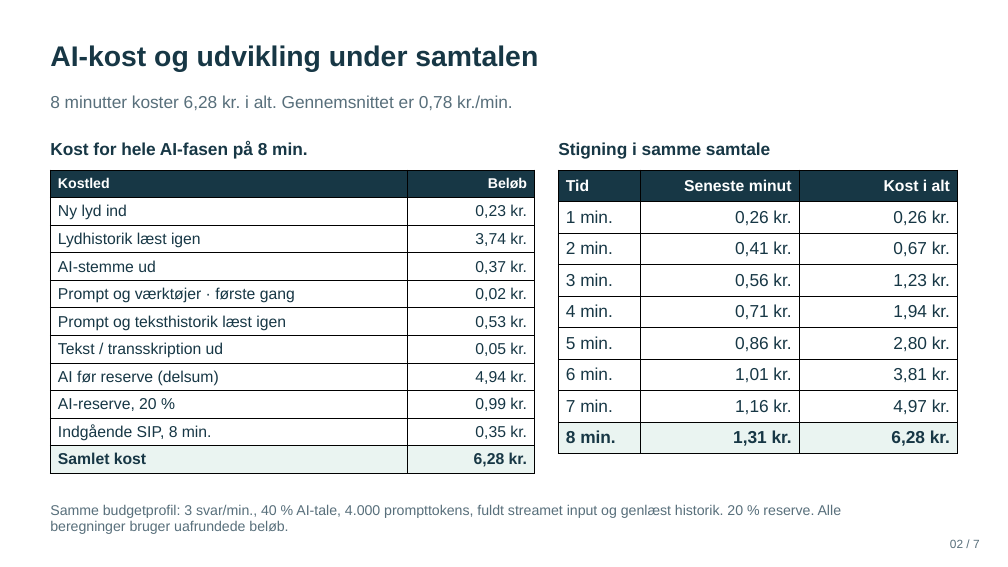
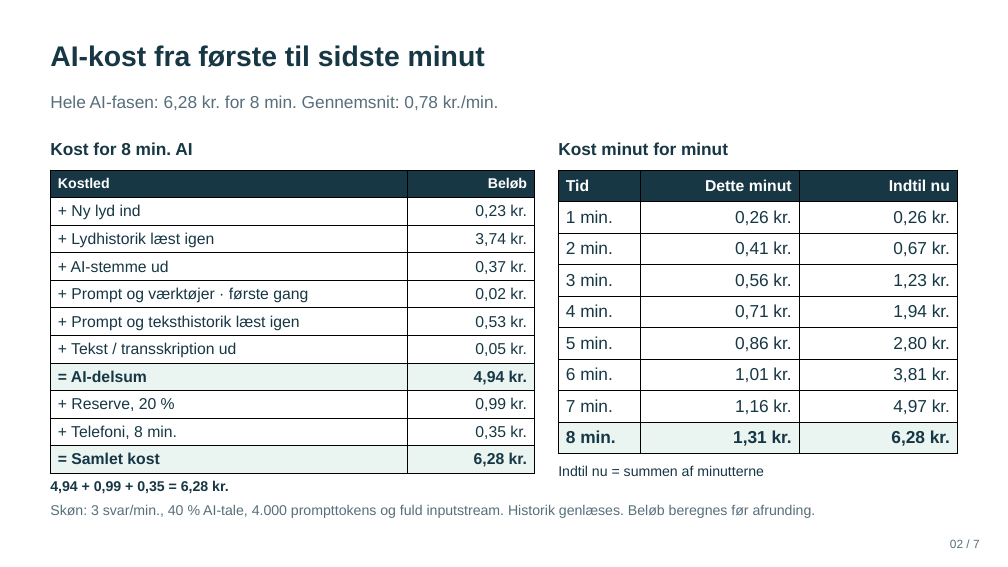
Before and after one commit to BadLegion/intelli-prisark, a slide deck: slide 2 of INTELLI-prispraesentation.pptx. Drawn at 1008x567 pixels with LibreOffice and Linux fonts; fonts in the diff are those of the drawing. Boxes give left, top, right and bottom in pixels: in the first picture for what was removed or moved away, otherwise in the second. Text is boxed around its words. In the diff, an @@ line names an element or a change of style, - is before the commit and + after.

Commit message:
Forkort tekster og vis delsummer i prisoverblikket

```diff
--- a/INTELLI-prispraesentation.pptx
+++ b/INTELLI-prispraesentation.pptx
@@ text at [50,45,485,67]: text changed @@
-AI-kost og udvikling under samtalen
+AI-kost fra første til sidste minut
@@ text at [50,95,499,110]: text changed @@
-8 minutter koster 6,28 kr. i alt. Gennemsnittet er 0,78 kr./min.
+Hele AI-fasen: 6,28 kr. for 8 min. Gennemsnit: 0,78 kr./min.
@@ text at [50,142,192,155]: text changed @@
-Kost for hele AI-fasen på 8 min.
+Kost for 8 min. AI
@@ text at [558,142,728,155]: text changed @@
-Stigning i samme samtale
+Kost minut for minut
@@ table at [51,170,535,473] @@
-row 2, column 1: Ny lyd ind
+row 2, column 1: + Ny lyd ind
-row 3, column 1: Lydhistorik læst igen
+row 3, column 1: + Lydhistorik læst igen
-row 4, column 1: AI-stemme ud
+row 4, column 1: + AI-stemme ud
-row 5, column 1: Prompt og værktøjer · første gang
+row 5, column 1: + Prompt og værktøjer · første gang
-row 6, column 1: Prompt og teksthistorik læst igen
+row 6, column 1: + Prompt og teksthistorik læst igen
-row 7, column 1: Tekst / transskription ud
+row 7, column 1: + Tekst / transskription ud
-row 8, column 1: AI før reserve (delsum)
+row 8, column 1: = AI-delsum
-row 9, column 1: AI-reserve, 20 %
+row 9, column 1: + Reserve, 20 %
-row 10, column 1: Indgående SIP, 8 min.
+row 10, column 1: + Telefoni, 8 min.
-row 11, column 1: Samlet kost
+row 11, column 1: = Samlet kost
@@ fill #FFFFFF to #EAF4F1 in row 8 @@
@@ bold on in "4,94 kr." @@
@@ table at [559,170,957,454] @@
-row 1, column 2: Seneste minut
+row 1, column 2: Dette minut
-row 1, column 3: Kost i alt
+row 1, column 3: Indtil nu
@@ text added at [558,465,764,476], 13.5 pt, text #173745 @@
+Indtil nu = summen af minutterne
@@ text at [50,504,816,518]: text changed @@
-Samme budgetprofil: 3 svar/min., 40 % AI-tale, 4.000 prompttokens, fuldt streamet input og genlæst historik. 20 % reserve. Alle beregninger bruger uafrundede beløb.
+Skøn: 3 svar/min., 40 % AI-tale, 4.000 prompttokens og fuld inputstream. Historik genlæses. Beløb beregnes før afrunding.
@@ text added at [50,480,229,494], 13.5 pt, text #173745, bold @@
+4,94 + 0,99 + 0,35 = 6,28 kr.
```
Also in this commit, not shown: 6 other slides changed, 4 other files.
